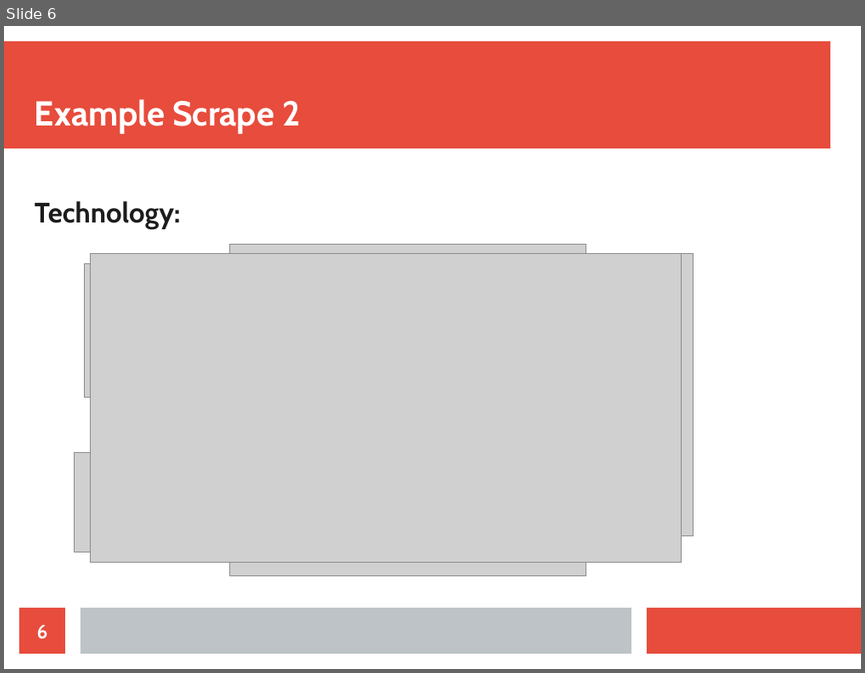
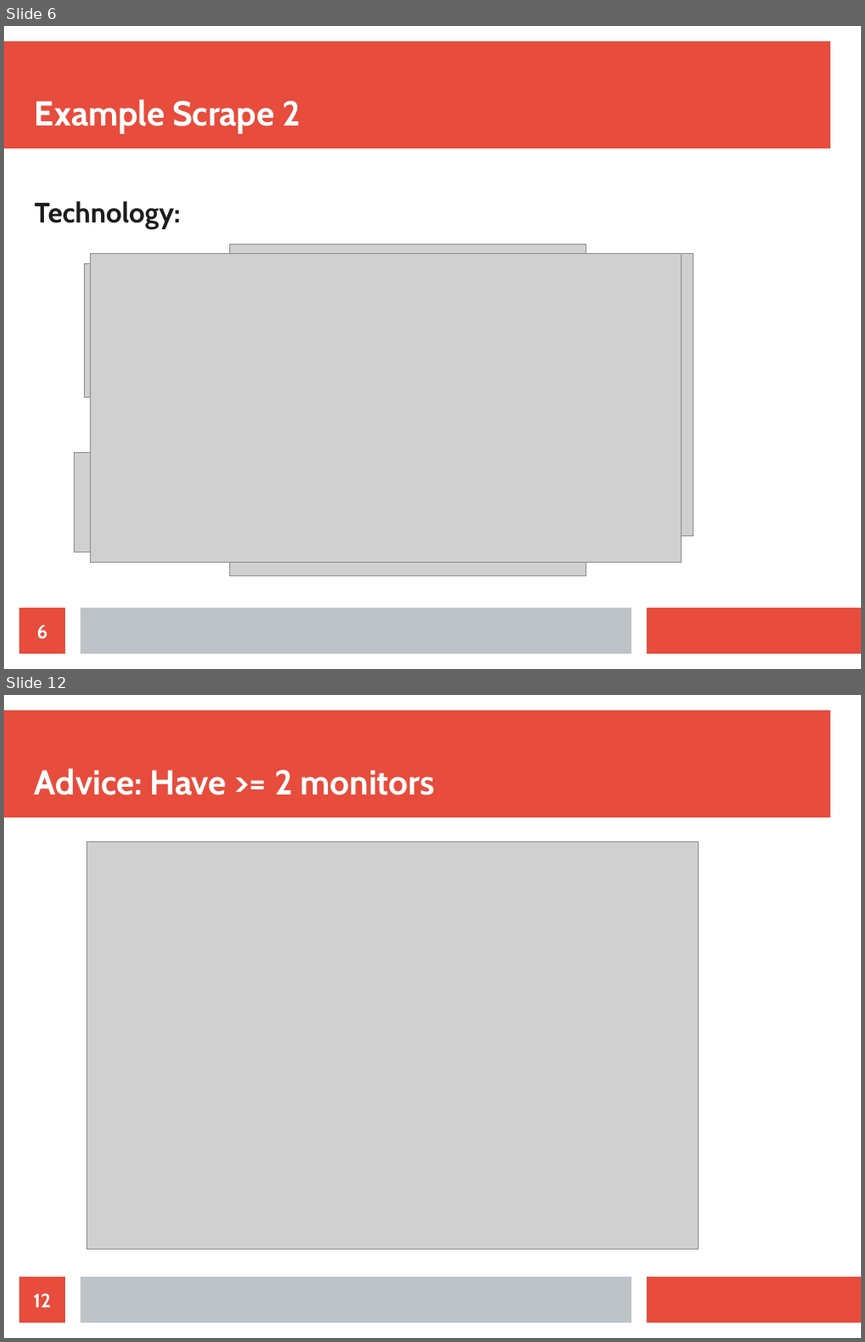
Before and after one commit to Lewington-pitsos/web_scraping_presentation, a slide deck: web_scraping.odp. Shown one above the other, each under a label of ours: slide 6 before the commit, slides 6 and 12 after it; the slides between them are not shown. The pictures are 865x673 and 865x1342 pixels, drawn with LibreOffice and Linux fonts; fonts in the diff are those of the drawing; grey boxes stand for pictures. Boxes give left, top, right and bottom in pixels: in the first picture for what was removed or moved away, otherwise in the second. Text is boxed around its words. In the diff, an @@ line names an element or a change of style, - is before the commit and + after.

Commit message:
advice section finished

```diff
--- a/web_scraping.odp
+++ b/web_scraping.odp
@@ slide 12 added at bbox=[4, 695, 861, 1338], background #FFFFFF; not listed: 3 template elements that a slide beside it also shows @@
@@ title added at bbox=[35, 768, 435, 795], 32 pt, text #FFFFFF, bold @@
+Advice: Have >= 2 monitors
@@ picture added at bbox=[87, 842, 699, 1248] @@
@@ page number added at bbox=[19, 1276, 65, 1322], fill #E74C3C, 18 pt, text #FFFFFF, bold @@
+12
```
Also in this commit, not shown: 2 slides changed, 4 other slides added, 1 slide removed, 8 other files.
